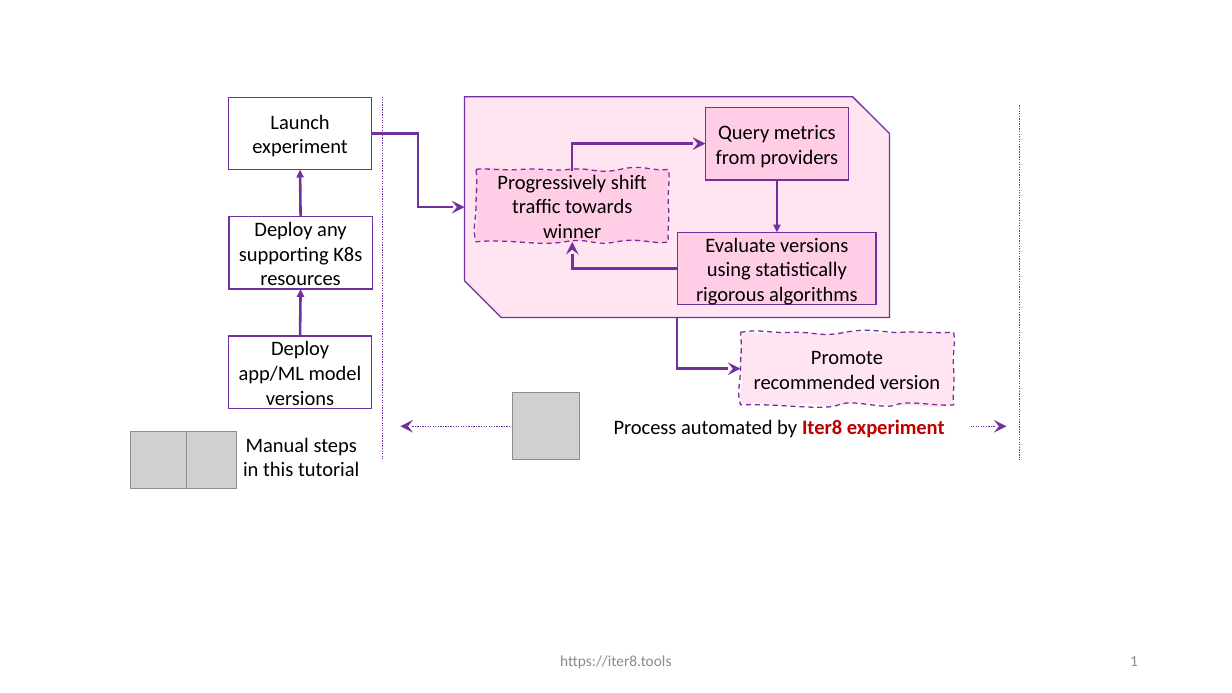
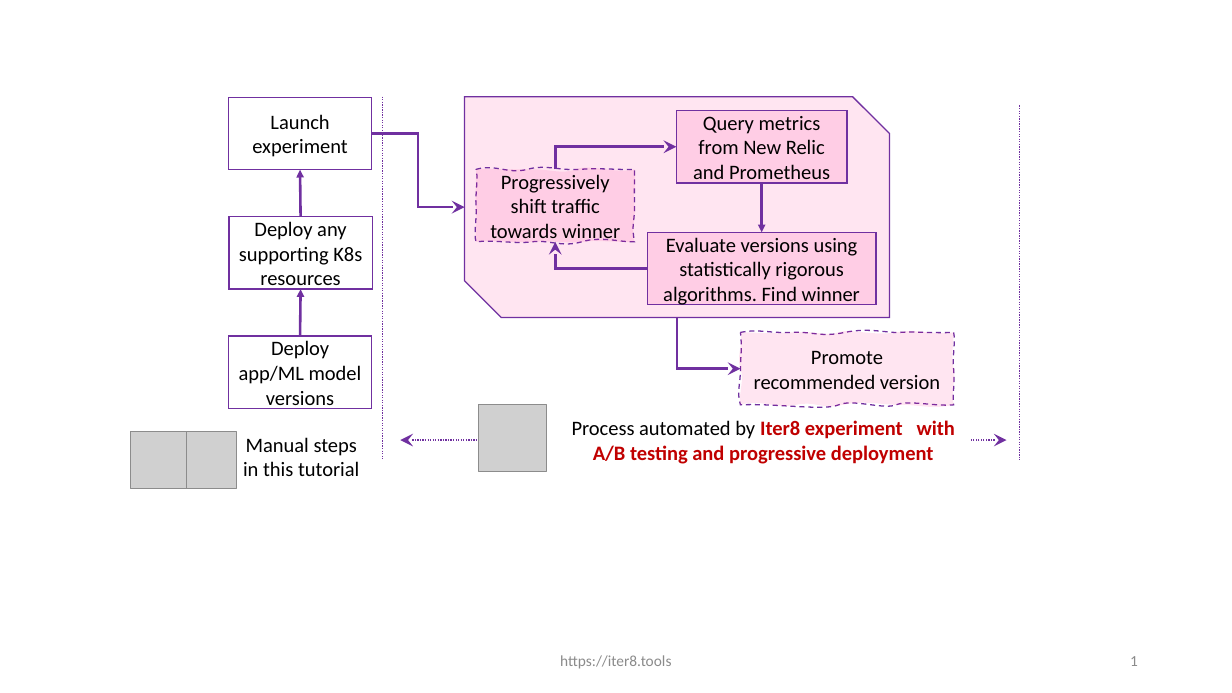
Before and after one commit to iter8-tools/iter8, a slide deck: slide 1 of mkdocs/docs/images/src/quickstart-iter8-process.pptx. Drawn at 1232x693 pixels with LibreOffice and Linux fonts; fonts in the diff are those of the drawing; grey boxes stand for pictures. Boxes give left, top, right and bottom in pixels: in the first picture for what was removed or moved away, otherwise in the second. Text is boxed around its words. In the diff, an @@ line names an element or a change of style, - is before the commit and + after.

Commit message:
make experiment yamls consistent with quickstart yamls

```diff
--- a/mkdocs/docs/images/src/quickstart-iter8-process.pptx
+++ b/mkdocs/docs/images/src/quickstart-iter8-process.pptx
@@ rectangle "Query metrics from New Relic ..." resized from (x1=705, y1=107, x2=848, y2=179) to (x1=677, y1=111, x2=848, y2=183) @@
@@ text in rectangle at (x1=693, y1=116, x2=830, y2=185): text changed @@
-Query metrics from providers
+Query metrics from New Relic and Prometheus
@@ elbow arrow moved from (572, 169) - (705, 144) to (555, 169) - (677, 147) @@
@@ freeform shape "Progressively shift traffic towards winner" resized from (x1=476, y1=169, x2=668, y2=241) to (x1=476, y1=169, x2=635, y2=241) @@
@@ arrow moved from (777, 180) - (777, 232) to (762, 183) - (762, 232) @@
@@ rectangle "Evaluate versions using statistically rigorous ..." resized from (x1=678, y1=232, x2=877, y2=304) to (x1=648, y1=232, x2=877, y2=304) @@
@@ text in rectangle at (x1=663, y1=237, x2=860, y2=305): text changed @@
-Evaluate versions using statistically rigorous algorithms
+Evaluate versions using statistically rigorous algorithms. Find winner
@@ elbow arrow moved from (678, 269) - (572, 242) to (648, 269) - (555, 242) @@
@@ picture moved from (x1=512, y1=393, x2=579, y2=460) to (x1=479, y1=405, x2=546, y2=472) @@
@@ arrow moved from (400, 426) - (512, 426) to (400, 440) - (476, 440) @@
@@ text at (x1=572, y1=420, x2=955, y2=464): text changed; text colour #000000 to #C00000; bold on @@
-Process automated by Iter8 experiment
+Process automated by Iter8 experiment with A/B testing and progressive deployment
@@ arrow moved from (1006, 426) - (971, 426) to (1006, 440) - (971, 440) @@
```
Also in this commit, not shown: 3 other files.
